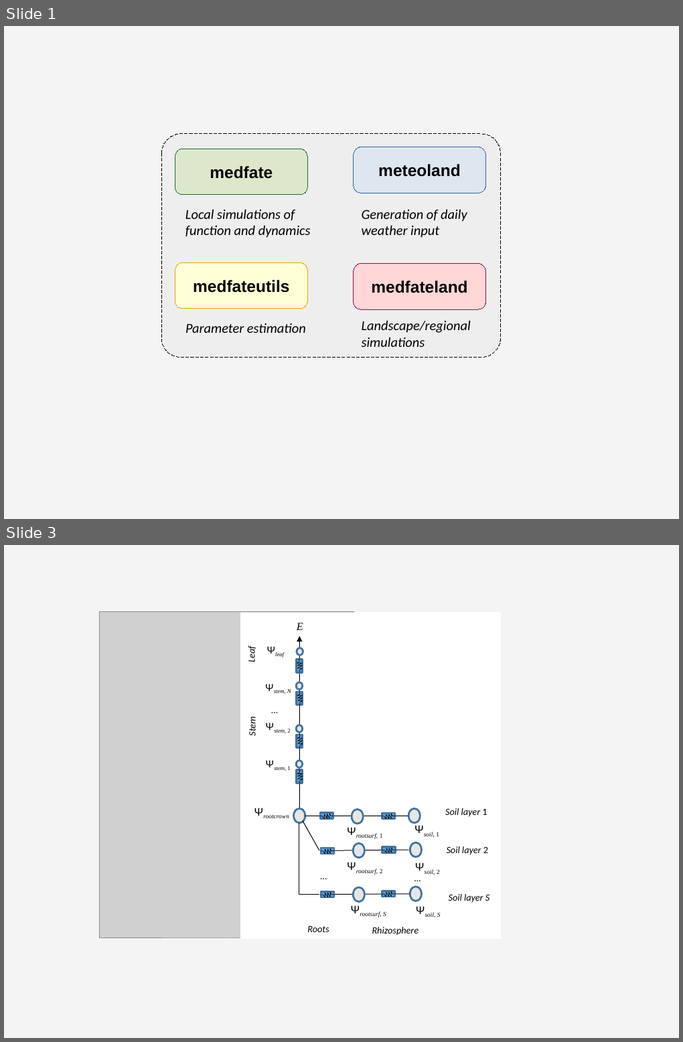
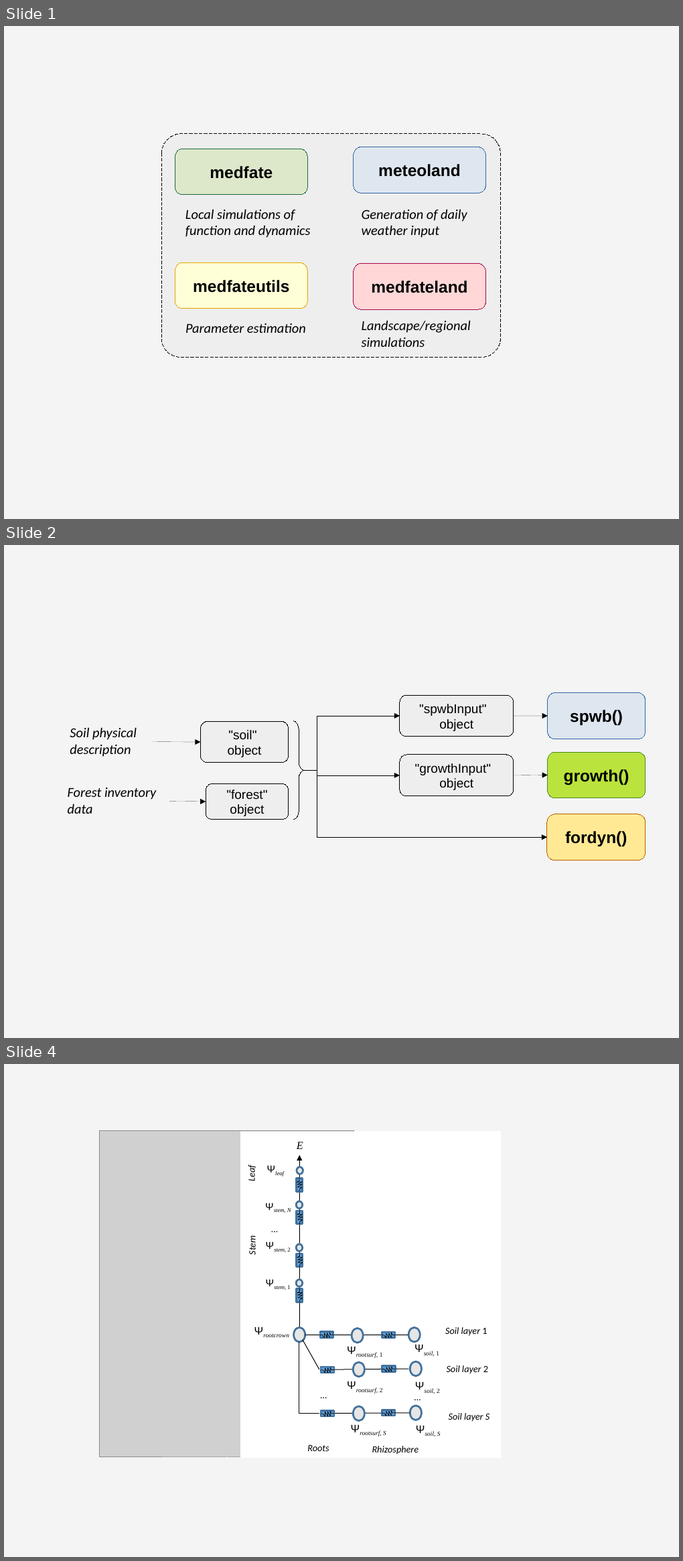
Before and after one commit to emf-creaf/medfatebook, a slide deck: Diagrams.odp. Shown one above the other, each under a label of ours: slides 1 and 3 before the commit, slides 1, 2 and 4 after it; the slides between them are not shown. The pictures are 683x1042 and 683x1561 pixels, drawn with LibreOffice and Linux fonts; fonts in the diff are those of the drawing; grey boxes stand for pictures. Boxes give left, top, right and bottom in pixels: in the first picture for what was removed or moved away, otherwise in the second. Text is boxed around its words. In the diff, an @@ line names an element or a change of style, - is before the commit and + after.

Commit message:
input workflows

```diff
--- a/Diagrams.odp
+++ b/Diagrams.odp
@@ slide 2 added at [4, 545, 679, 1038], background #F4F4F4 @@
@@ group added at [68, 692, 646, 860]: 7 rounded rectangles, 4 arrows, 3 elbow arrows, 2 texts, 1 freeform shape @@
+Soil physical description
+"forest"
+object
+"soil"
+object
+fordyn()
+Forest inventory data
+spwb()
+"spwbInput"
+object
+growth()
+"growthInput"
+object
@@ what was slide 3 is now slide 4 @@
```
Also in this commit, not shown: 1 slide changed, 7 other files.
